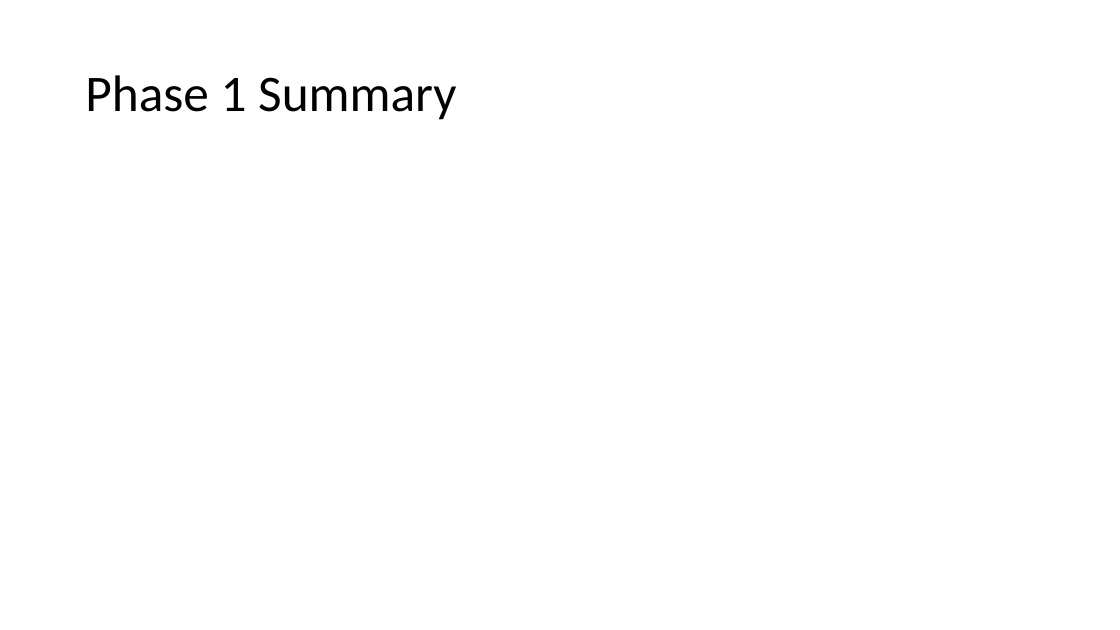
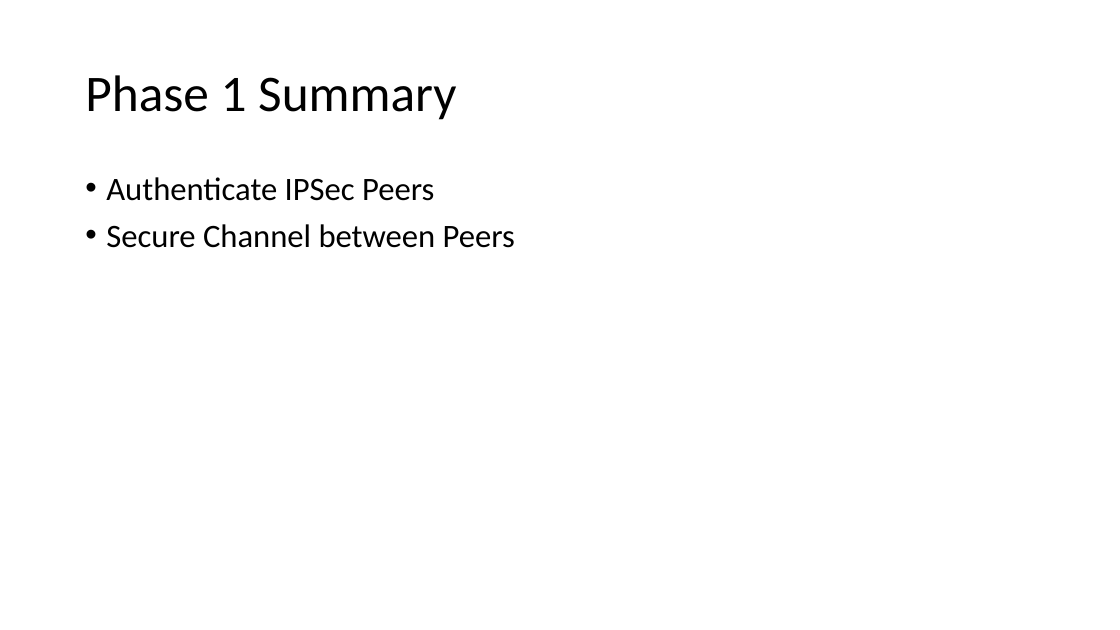
Before and after one commit to ndbellew/AppliedCryptography, a slide deck: slide 6 of Assignments/InternetKeyExchange/Internet Key Exchange.pptx. Drawn at 1120x630 pixels with LibreOffice and Linux fonts; fonts in the diff are those of the drawing. Boxes give left, top, right and bottom in pixels: in the first picture for what was removed or moved away, otherwise in the second. Text is boxed around its words. In the diff, an @@ line names an element or a change of style, - is before the commit and + after.

```diff
--- a/Assignments/InternetKeyExchange/Internet Key Exchange.pptx
+++ b/Assignments/InternetKeyExchange/Internet Key Exchange.pptx
@@ text added at (106, 177, 515, 248), 28 pt, text #000000 @@
+• Authenticate IPSec Peers
+• Secure Channel between Peers
```
Also in this commit, not shown: 5 other slides changed, 3 other files.
